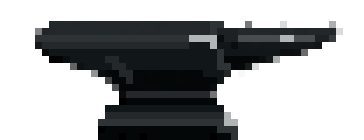
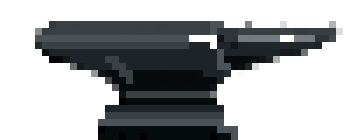
Comparing the layer stacks of the two 364x140 images. Changes:
painted on "Layer 2" over [35, 21, 336, 140]
